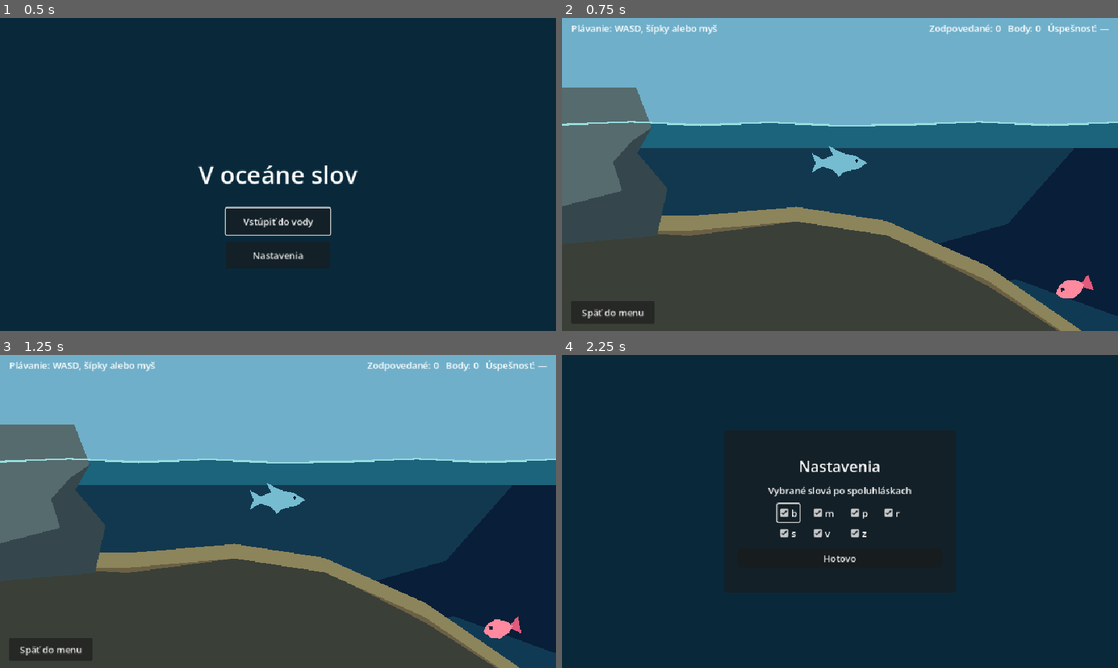
Above: before the commit, frames 1-4 (two rows, left to right).
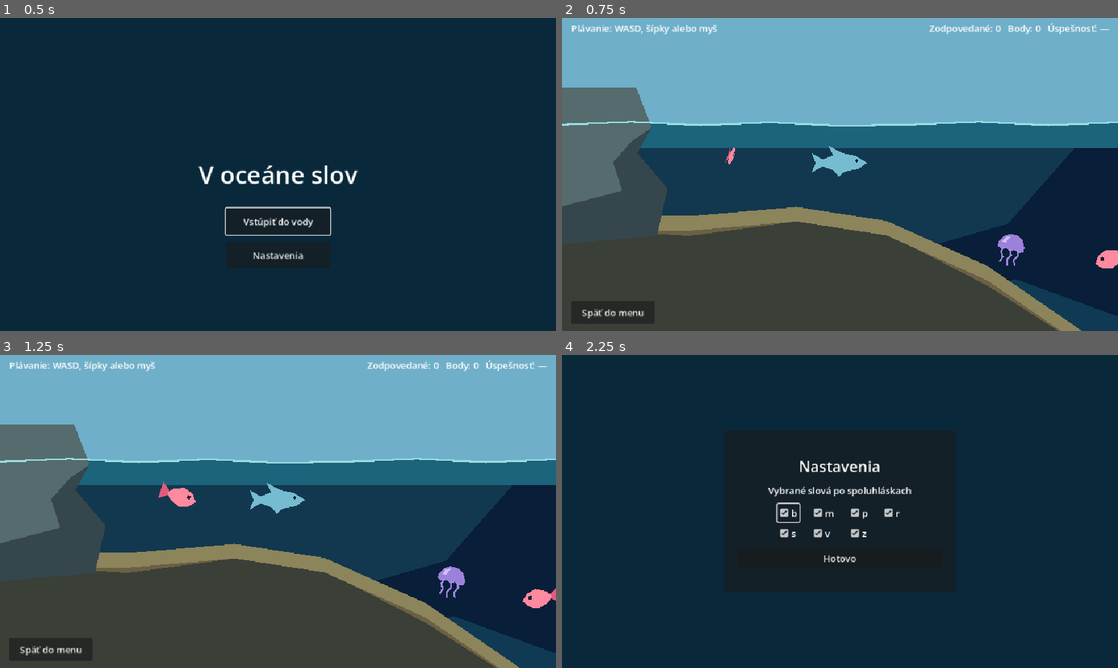
Above: after the commit, the same moments.

Repository: UCM-MS/T6-Projekt-V-oceane-slov
Game: Godot game, scene res://start.tscn
Same seed, same stepped clock (60 frames per second), same inputs: the game is played once before the commit and once after it.
Inputs:
- Up to frame 1 (0.5 s): no input
- Up to frame 2 (0.75 s): click "Vstúpiť do vody" at 0.5 s
- Up to frame 3 (1.25 s): no input
- Up to frame 4 (2.25 s): click "Späť do menu" at 1.25 s; click "Nastavenia" at 2 s

Frame 1 is identical in both runs. In frame 2, 0.7% of the frame differs, in the area x 29-100%, y 41-90%; in frame 3, 1.0%, in the area x 28-100%, y 40-91%; in frame 4, nothing differs.

Commit message:
more fishchips

Diff:
--- a/project/game/quiz_fish.gd
+++ b/project/game/quiz_fish.gd
@@ -4,6 +4,7 @@
 const SwimFacing = preload("res://swim_facing.gd")
 
 var floor_profile := PackedVector2Array()
+var swim_bounds: Rect2
 var floor_clearance := 24.0
 var escape_message := "Ryba ušla. Pozri si správny tvar."
 var facing := SwimFacing.new(-1.0)
--- a/project/game/water.gd
+++ b/project/game/water.gd
@@ -5,12 +5,13 @@
 const Fish = preload("res://quiz_fish.gd")
 const Crab = preload("res://quiz_crab.gd")
 const Jellyfish = preload("res://quiz_jellyfish.gd")
-const CREATURE_COUNTS := {
-	preload("res://quiz_fish.tscn"): 3,
-	preload("res://quiz_crab.tscn"): 2,
-	preload("res://quiz_jellyfish.tscn"): 2,
+const CREATURES_PER_SECTION := {
+	preload("res://quiz_fish.tscn"): 2,
+	preload("res://quiz_crab.tscn"): 1,
+	preload("res://quiz_jellyfish.tscn"): 1,
 }
 const SWIM_BOUNDS := Rect2(238.0, 108.0, 4510.0, 978.0)
+const ENCOUNTER_SECTIONS := 5
 const SPAWN_DISTANCE := 190.0
 
 var active_creature: Fish
@@ -51,23 +52,29 @@
 		set_physics_process(false)
 		progress.text = "Otázky sa nepodarilo načítať."
 		return
-	for scene in CREATURE_COUNTS:
-		for index in range(CREATURE_COUNTS[scene]):
-			var creature := scene.instantiate() as Fish
-			$Creatures.add_child(creature)
-			creature.floor_profile = seabed if creature is Crab else swim_floor
-			creatures.append(creature)
-			_place_creature(creature)
+	var section_width := SWIM_BOUNDS.size.x / ENCOUNTER_SECTIONS
+	for section in range(ENCOUNTER_SECTIONS):
+		var bounds := SWIM_BOUNDS
+		bounds.position.x += section_width * section
+		bounds.size.x = section_width
+		for scene in CREATURES_PER_SECTION:
+			for index in range(CREATURES_PER_SECTION[scene]):
+				var creature := scene.instantiate() as Fish
+				creature.swim_bounds = bounds
+				creature.floor_profile = seabed if creature is Crab else swim_floor
+				$Creatures.add_child(creature)
+				creatures.append(creature)
+				_place_creature(creature)
 	_update_progress()
 
 
 func _place_creature(creature: Fish) -> void:
-	var far_x := SWIM_BOUNDS.end.x if shark.position.x < SWIM_BOUNDS.get_center().x else SWIM_BOUNDS.position.x
-	var candidate := Vector2(far_x, SWIM_BOUNDS.get_center().y)
-	var far_position := candidate
+	var bounds := creature.swim_bounds
+	var far_x := bounds.end.x if shark.position.x < bounds.get_center().x else bounds.position.x
+	var far_position := Vector2(far_x, bounds.get_center().y)
 	for attempt in range(24):
-		var x := randf_range(SWIM_BOUNDS.position.x, SWIM_BOUNDS.end.x)
-		candidate = Vector2(x, randf_range(SWIM_BOUNDS.position.y, creature.swim_floor_y(x, SWIM_BOUNDS)))
+		var x := randf_range(bounds.position.x, bounds.end.x)
+		var candidate := Vector2(x, randf_range(bounds.position.y, creature.swim_floor_y(x, bounds)))
 		var distance: float = candidate.distance_to(shark.position)
 		if creature is Crab:
 			distance = absf(candidate.x - shark.position.x)
@@ -81,7 +88,7 @@
 
 
 func _keep_above_floor(creature: Fish, point: Vector2) -> Vector2:
-	point.y = minf(point.y, creature.swim_floor_y(point.x, SWIM_BOUNDS))
+	point.y = minf(point.y, creature.swim_floor_y(point.x, creature.swim_bounds))
 	return point
 
 
@@ -94,7 +101,7 @@
 
 func _physics_process(delta: float) -> void:
 	for creature in creatures:
-		creature.swim(delta, SWIM_BOUNDS)
+		creature.swim(delta, creature.swim_bounds)
 		if not shark.airborne and shark.position.distance_squared_to(creature.position) <= ENCOUNTER_DISTANCE * ENCOUNTER_DISTANCE:
 			var sight := PhysicsRayQueryParameters2D.create(shark.position, creature.position, 1)
 			if not get_world_2d().direct_space_state.intersect_ray(sight).is_empty():
@@ -185,19 +192,20 @@
 
 
 func _animate_escape(creature: Fish) -> void:
+	var bounds := creature.swim_bounds
 	var away: Vector2 = shark.position.direction_to(creature.position)
 	if away.is_zero_approx():
 		away = Vector2.RIGHT
-	var destination := (creature.position + away * 180.0).clamp(SWIM_BOUNDS.position, SWIM_BOUNDS.end)
-	var toward_center_x := 180.0 if creature.position.x < SWIM_BOUNDS.get_center().x else -180.0
-	var toward_center_y := 150.0 if creature.position.y < SWIM_BOUNDS.get_center().y else -150.0
+	var destination := (creature.position + away * 180.0).clamp(bounds.position, bounds.end)
+	var toward_center_x := 180.0 if creature.position.x < bounds.get_center().x else -180.0
+	var toward_center_y := 150.0 if creature.position.y < bounds.get_center().y else -150.0
 	if creature is Crab:
-		destination.x = clampf(creature.position.x + toward_center_x, SWIM_BOUNDS.position.x, SWIM_BOUNDS.end.x)
+		destination.x = clampf(creature.position.x + toward_center_x, bounds.position.x, bounds.end.x)
 	elif creature is Jellyfish:
 		destination.x = creature.position.x
-		destination.y = clampf(creature.position.y + toward_center_y, SWIM_BOUNDS.position.y, SWIM_BOUNDS.end.y - 22.0)
+		destination.y = clampf(creature.position.y + toward_center_y, bounds.position.y, bounds.end.y - 22.0)
 	elif creature.position.distance_to(destination) < 40.0:
-		destination.y = clampf(creature.position.y + toward_center_y, SWIM_BOUNDS.position.y, SWIM_BOUNDS.end.y)
+		destination.y = clampf(creature.position.y + toward_center_y, bounds.position.y, bounds.end.y)
 
 	creature.facing_direction = destination - creature.position
 	var escape := create_tween().set_parallel()
